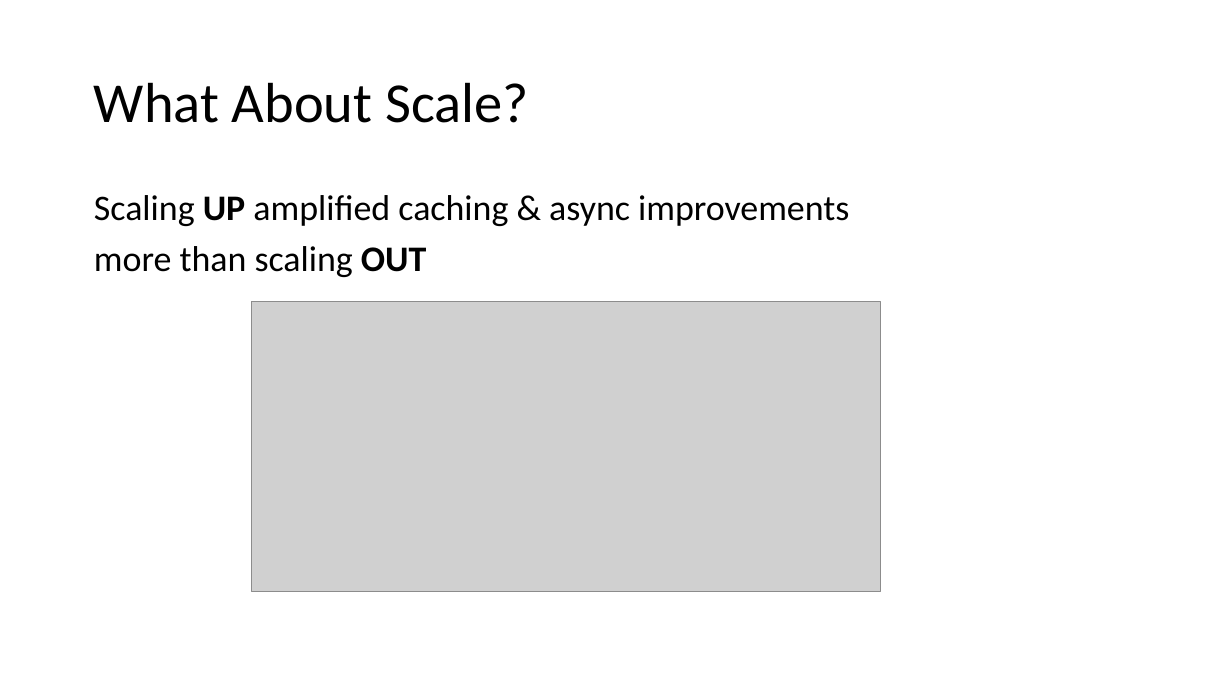
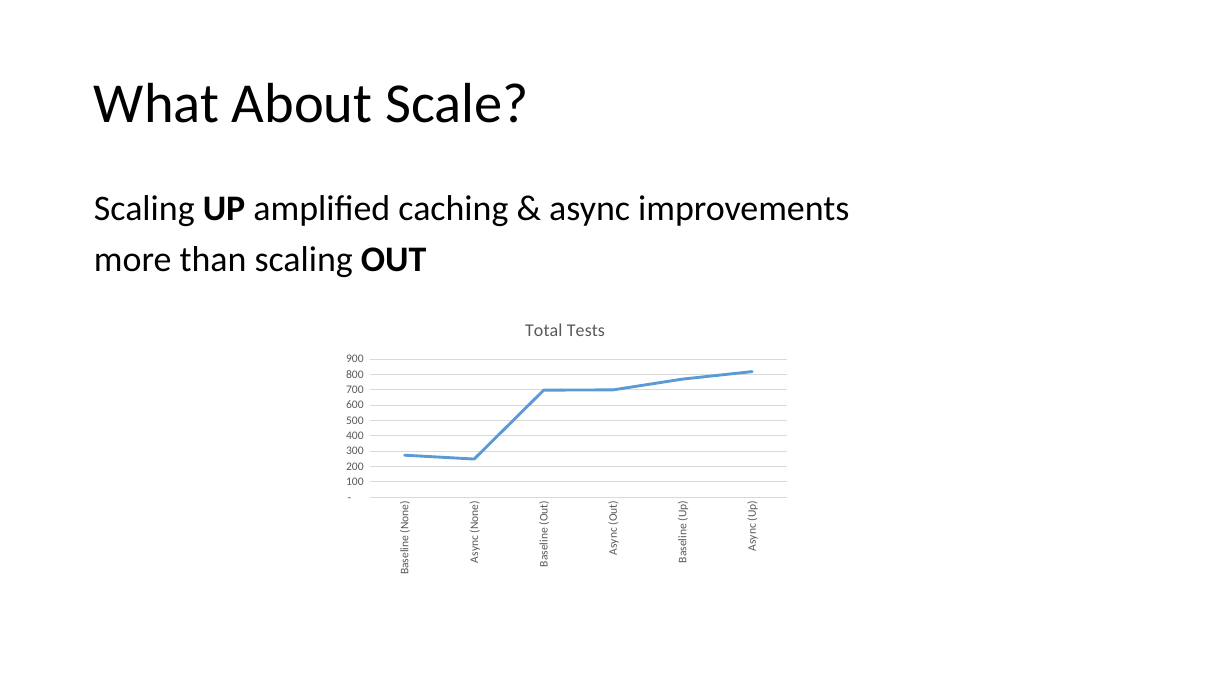
Before and after one commit to mark-doyle/dal-cs-sig, a slide deck: slide 26 of RealWorldScalability/Real World Scalability.pptx. Drawn at 1232x693 pixels with LibreOffice and Linux fonts; fonts in the diff are those of the drawing; grey boxes stand for pictures. Boxes give left, top, right and bottom in pixels: in the first picture for what was removed or moved away, otherwise in the second. Text is boxed around its words. In the diff, an @@ line names an element or a change of style, - is before the commit and + after.

```diff
--- a/RealWorldScalability/Real World Scalability.pptx
+++ b/RealWorldScalability/Real World Scalability.pptx
@@ picture removed at box(252, 301, 881, 592) @@
@@ line chart added at box(335, 303, 797, 580) @@
+title "Total Tests"
+categories: Baseline (None), Async (None), Baseline (Out), Async (Out), Baseline (Up), Async (Up)
+Total Tests: 270, 250, 700, 700, 770, 820
```
Also in this commit, not shown: 5 other slides changed, 1 other file.
